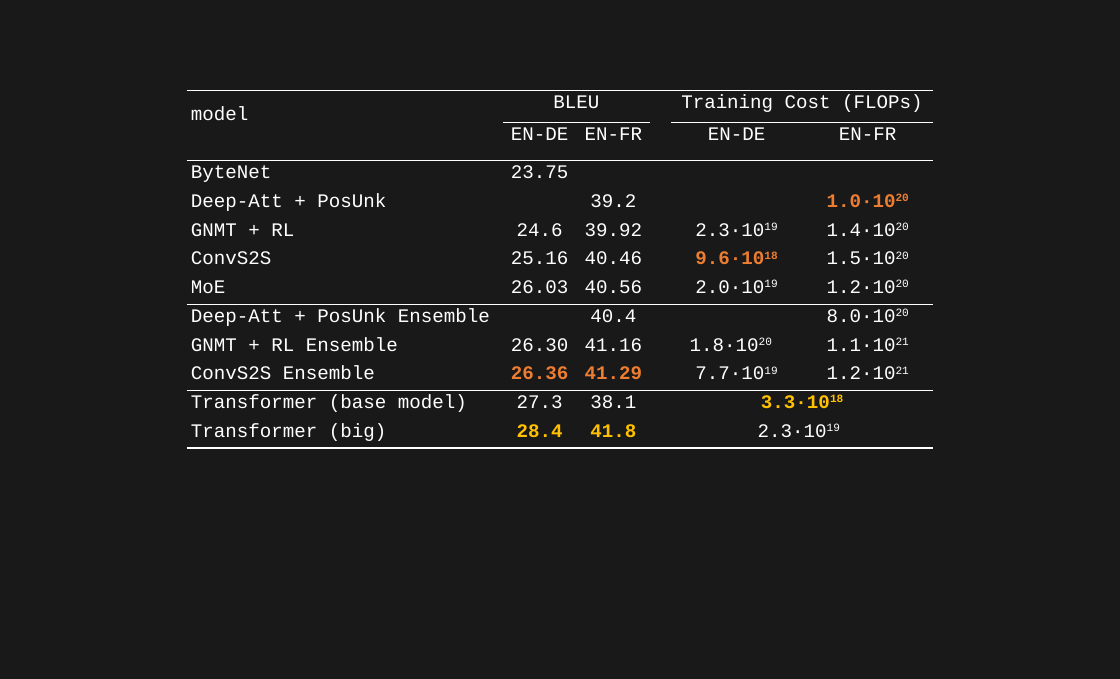
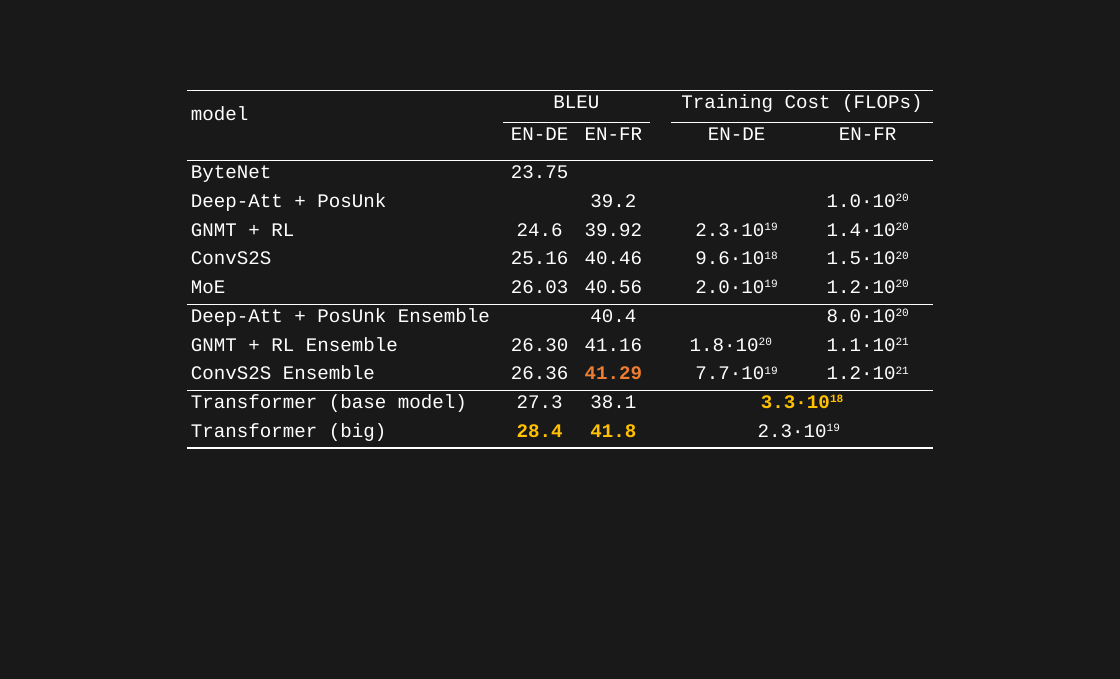
Before and after one commit to toonnyy8/PPT, a slide deck: slide 45 of Attention-is-all-you-need/image.pptx (slide 48 before the commit). Drawn at 1120x679 pixels with LibreOffice and Linux fonts; fonts in the diff are those of the drawing. Boxes give left, top, right and bottom in pixels: in the first picture for what was removed or moved away, otherwise in the second. Text is boxed around its words. In the diff, an @@ line names an element or a change of style, - is before the commit and + after.

```diff
--- a/Attention-is-all-you-need/image.pptx
+++ b/Attention-is-all-you-need/image.pptx
@@ table at (187, 91, 933, 447) @@
@@ text colour #ED7D31 to #FFFFFF, bold off in "1.0·1020", "9.6·1018", "26.36" @@
```
Also in this commit, not shown: 3 slides removed, 9 other files.
